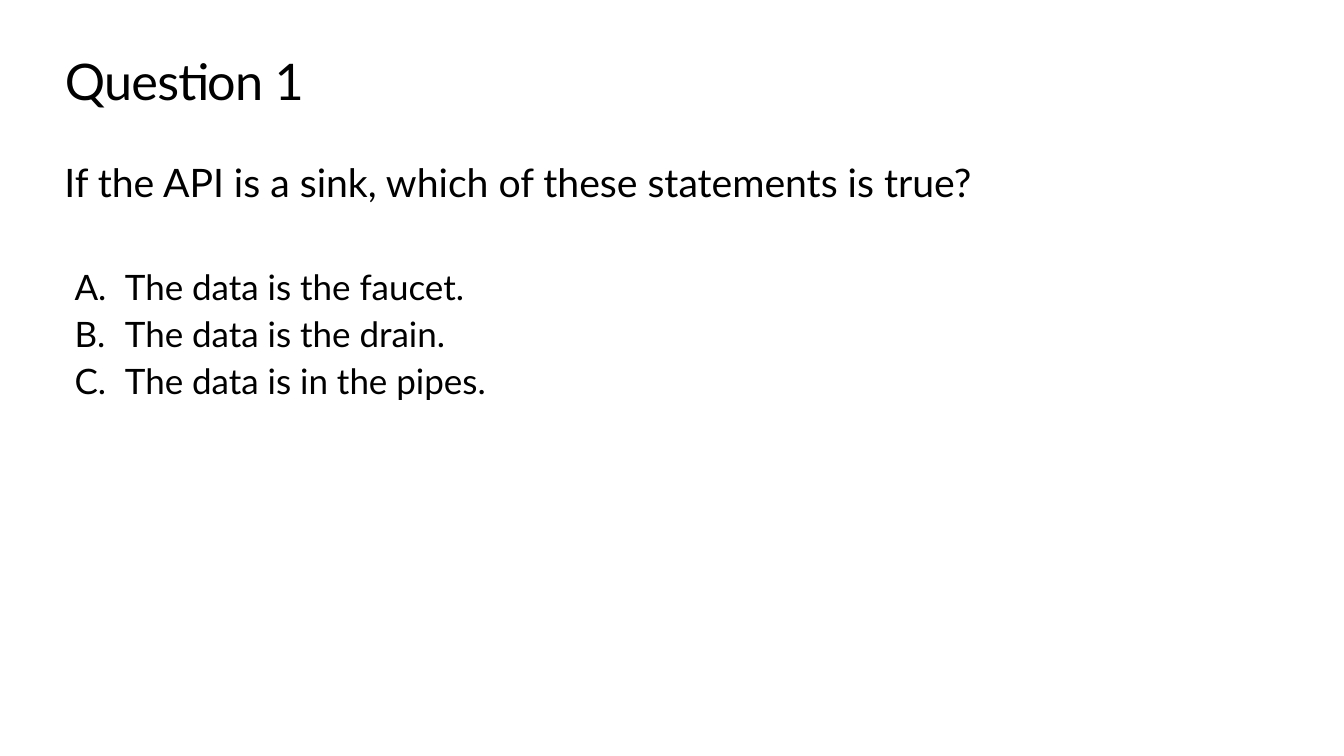
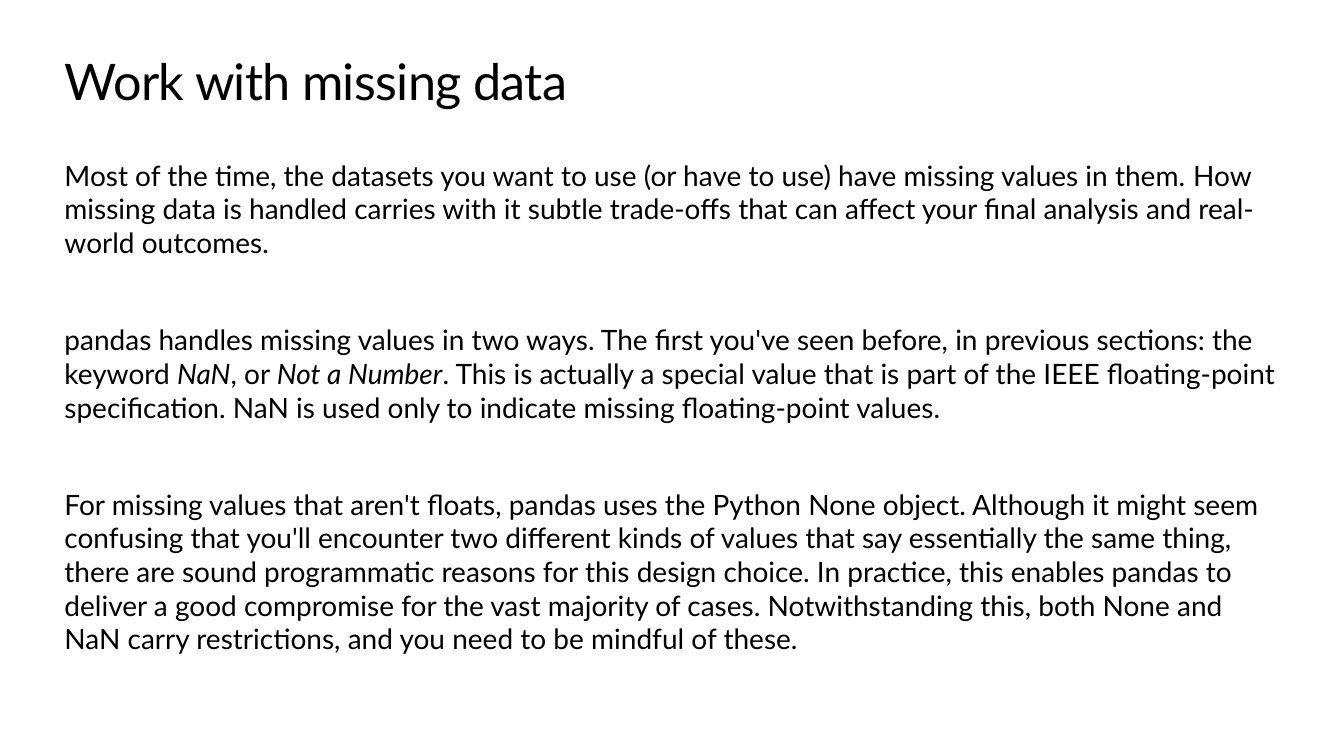
Before and after one commit to microsoft/workshop-library, a slide deck: slide 13 of prepare-data-python/slides.pptx (slide 18 before the commit). Drawn at 1344x756 pixels with LibreOffice and Linux fonts; fonts in the diff are those of the drawing; background and template pictures are left out. Boxes give left, top, right and bottom in pixels: in the first picture for what was removed or moved away, otherwise in the second. Text is boxed around its words. In the diff, an @@ line names an element or a change of style, - is before the commit and + after.

```diff
--- a/prepare-data-python/slides.pptx
+++ b/prepare-data-python/slides.pptx
@@ title at bbox=[65, 63, 567, 109]: text changed @@
-Question 1
+Work with missing data
@@ text at bbox=[64, 164, 1275, 654]: text changed; size 28 to 20 pt @@
-If the API is a sink, which of these statements is true?
+Most of the time, the datasets you want to use (or have to use) have missing values in them. How missing data is handled carries with it subtle trade-offs that can affect your final analysis and real-world outcomes.
+pandas handles missing values in two ways. The first you've seen before, in previous sections: the keyword NaN, or Not a Number. This is actually a special value that is part of the IEEE floating-point specification. NaN is used only to indicate missing floating-point values.
+For missing values that aren't floats, pandas uses the Python None object. Although it might seem confusing that you'll encounter two different kinds of values that say essentially the same thing, there are sound programmatic reasons for this design choice. In practice, this enables pandas to deliver a good compromise for the vast majority of cases. Notwithstanding this, both None and NaN carry restrictions, and you need to be mindful of these.
@@ text removed at bbox=[125, 274, 485, 400] @@
-  A. The data is the faucet.
-  B. The data is the drain.
-  C. The data is in the pipes.
```
Also in this commit, not shown: 1 other slide changed, 39 slides added, 51 slides removed, 2 other files.
